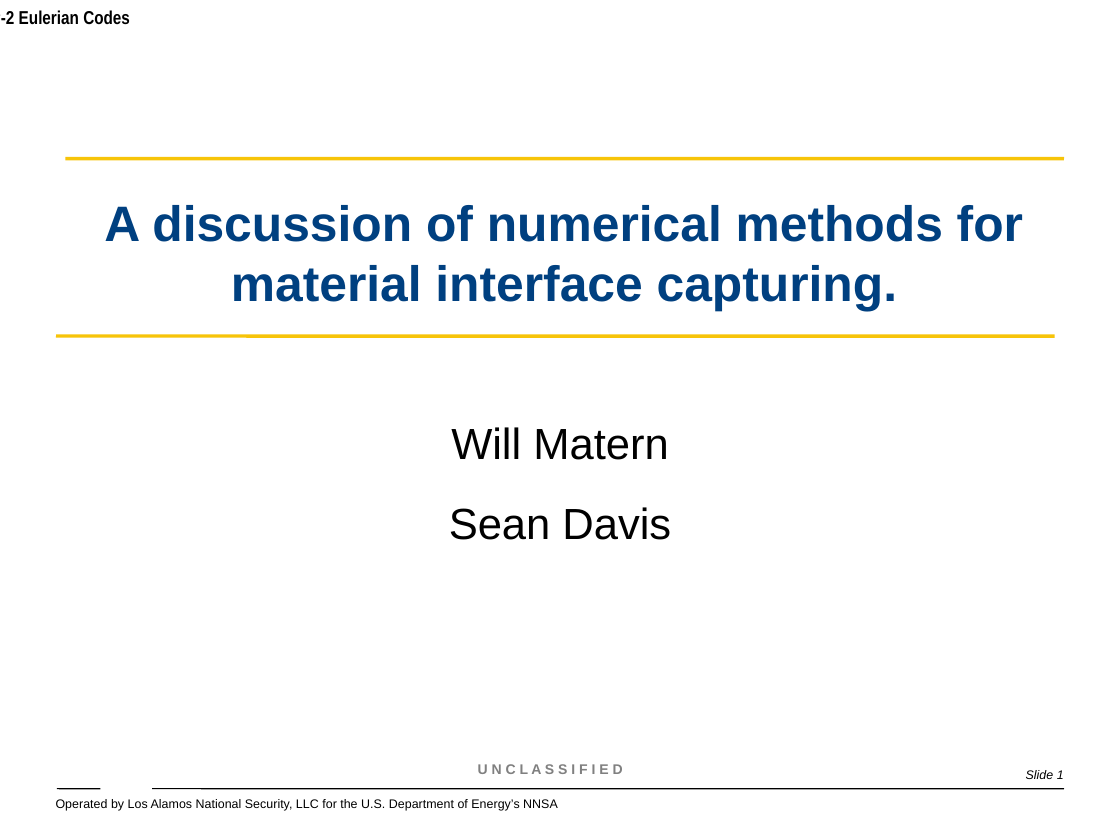
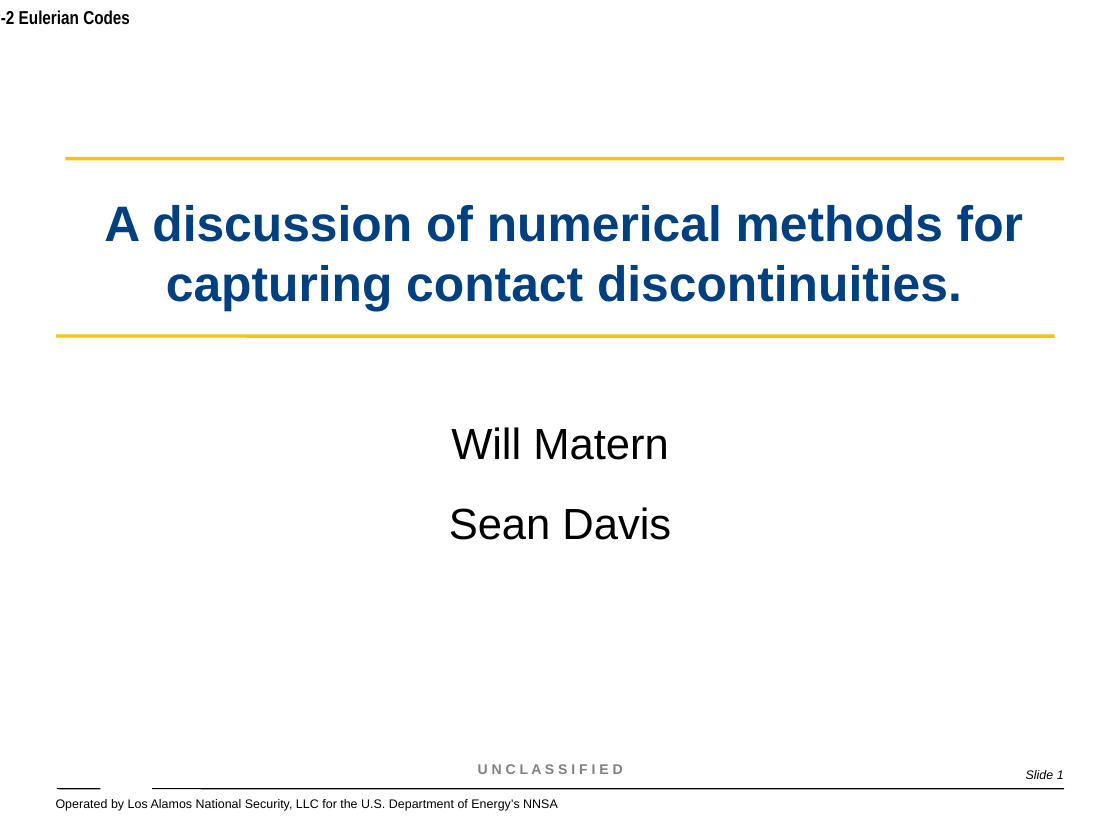
Before and after one commit to wmatern/summer_LANL, a slide deck: slide 1 of Research_Presentation.ppt. Drawn at 1120x840 pixels with LibreOffice and Linux fonts; fonts in the diff are those of the drawing; background and template pictures are left out. Boxes give left, top, right and bottom in pixels: in the first picture for what was removed or moved away, otherwise in the second. Text is boxed around its words. In the diff, an @@ line names an element or a change of style, - is before the commit and + after.

```diff
--- a/Research_Presentation.ppt
+++ b/Research_Presentation.ppt
@@ title at (104, 205, 1023, 312): text changed @@
-A discussion of numerical methods for material interface capturing.
+A discussion of numerical methods for capturing contact discontinuities.
```
Also in this commit, not shown: 2 other slides changed.
